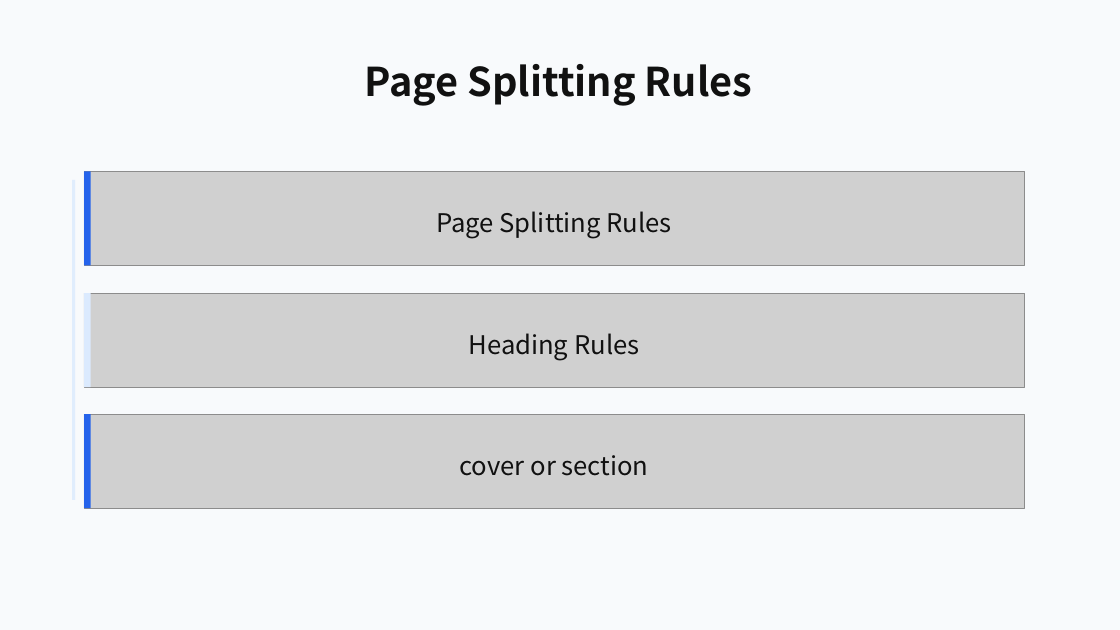
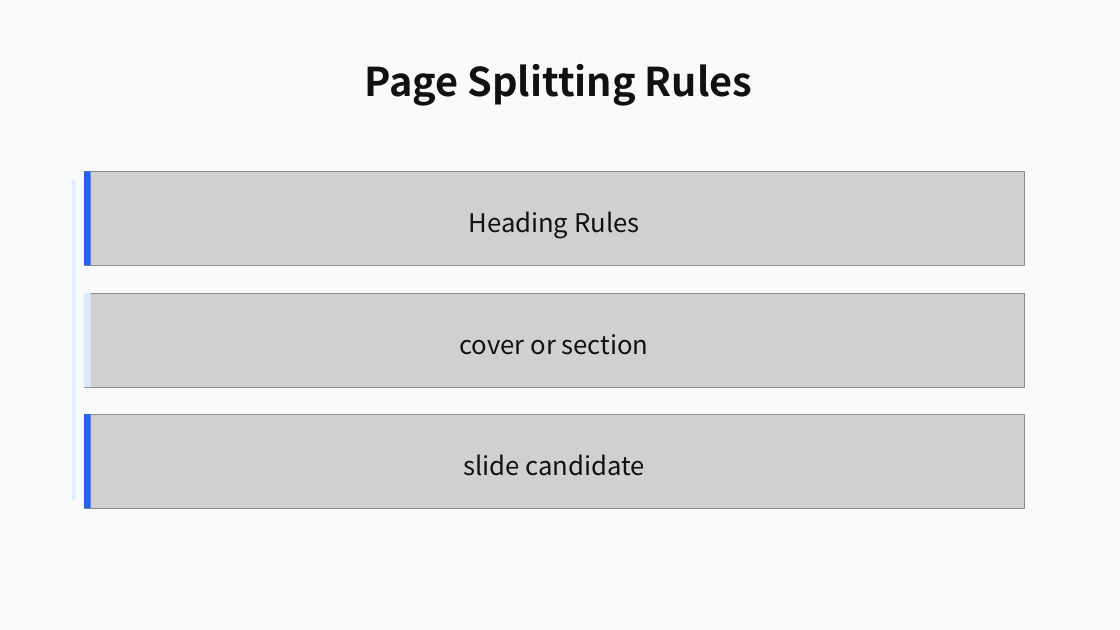
Before and after one commit to ch040602/mdpr-skill, a slide deck: slide 9 of artifacts/mdpr-vs-skill/mdpr-baseline-result.pptx. Drawn at 1120x630 pixels with LibreOffice and Linux fonts; fonts in the diff are those of the drawing; grey boxes stand for pictures. Boxes give left, top, right and bottom in pixels: in the first picture for what was removed or moved away, otherwise in the second. Text is boxed around its words. In the diff, an @@ line names an element or a change of style, - is before the commit and + after.

Commit message:
Remove section title echoes from comparison corpus

```diff
--- a/artifacts/mdpr-vs-skill/mdpr-baseline-result.pptx
+++ b/artifacts/mdpr-vs-skill/mdpr-baseline-result.pptx
@@ text at [469,211,639,239]: text changed @@
-Page Splitting Rules
+Heading Rules
@@ text at [460,334,649,355]: text changed @@
-Heading Rules
+cover or section
@@ text at [463,454,644,476]: text changed @@
-cover or section
+slide candidate
```
Also in this commit, not shown: 8 other slides changed, 6 other files.
